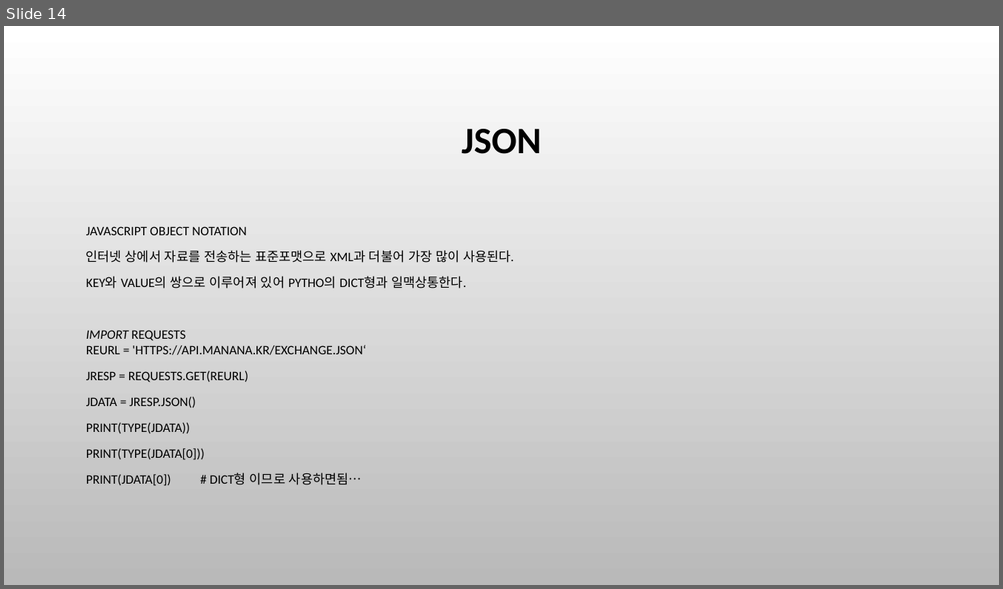
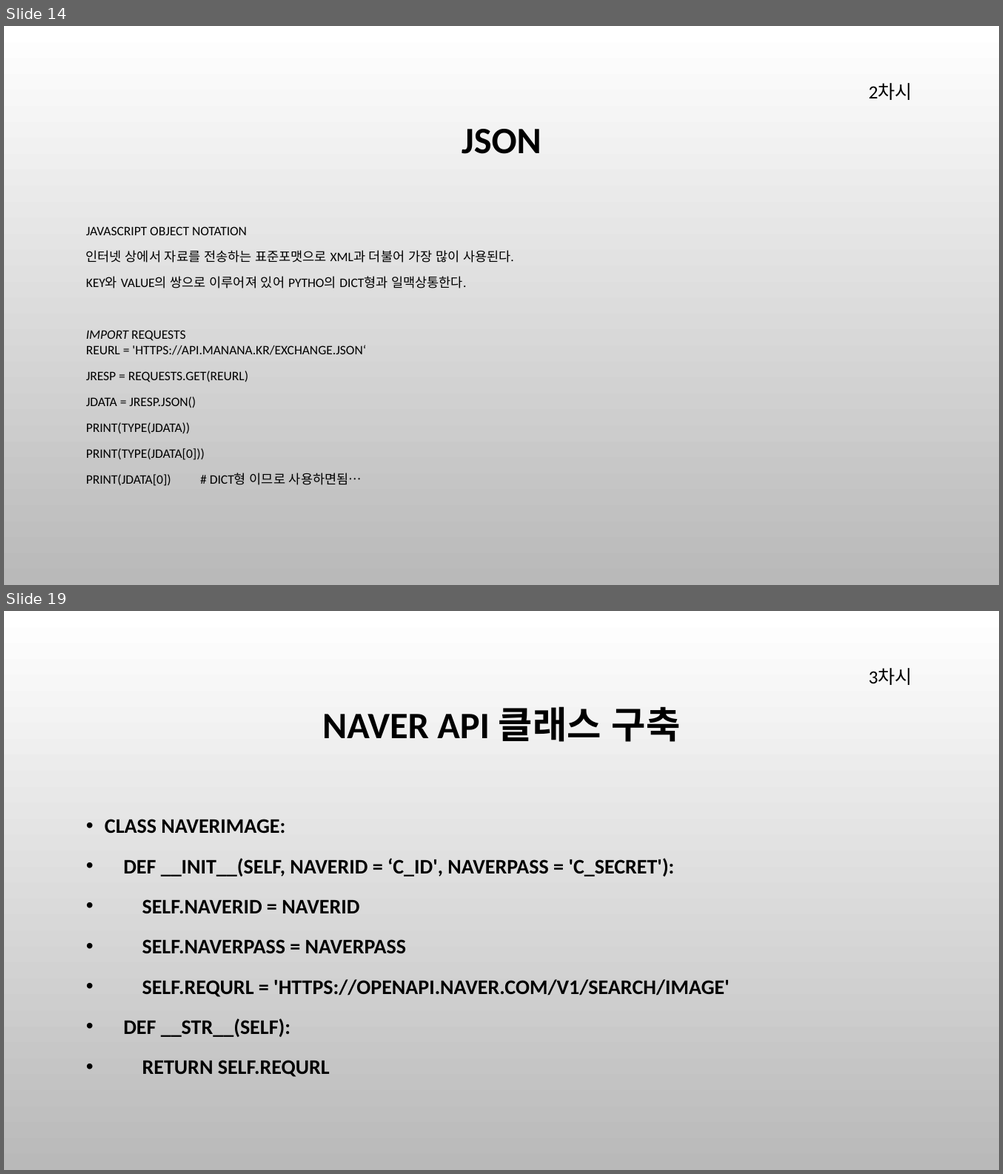
Before and after one commit to cute93/2020_sw_teacher, a slide deck: SW선도교원 연수.pptx. Shown one above the other, each under a label of ours: slide 14 before the commit, slides 14 and 19 after it; the slides between them are not shown. The pictures are 1003x589 and 1003x1174 pixels, drawn with LibreOffice and Linux fonts; fonts in the diff are those of the drawing; background and template pictures are left out. Boxes give left, top, right and bottom in pixels: in the first picture for what was removed or moved away, otherwise in the second. Text is boxed around its words. In the diff, an @@ line names an element or a change of style, - is before the commit and + after.

Commit message:
third class temp

```diff
--- a/SW선도교원 연수.pptx
+++ b/SW선도교원 연수.pptx
@@ slide 19 added at [4, 611, 999, 1170], background picture (left out) @@
@@ text added at [868, 668, 912, 685], 18 pt, text #000000 @@
+3차시
@@ title added at [322, 706, 680, 742], 36 pt, text #000000, bold @@
+NAVER API 클래스 구축
@@ text added at [105, 819, 729, 1077], 20 pt, text #000000, bold @@
+• CLASS NAVERIMAGE:
+• DEF __INIT__(SELF, NAVERID = ‘C_ID', NAVERPASS = 'C_SECRET'):
+• SELF.NAVERID = NAVERID
+• SELF.NAVERPASS = NAVERPASS
+• SELF.REQURL = 'HTTPS://OPENAPI.NAVER.COM/V1/SEARCH/IMAGE'
+• DEF __STR__(SELF):
+• RETURN SELF.REQURL
@@ slide 14 changed as well @@
@@ text added at [868, 83, 912, 100], 18 pt, text #000000 @@
+2차시
```
Also in this commit, not shown: 9 other slides changed, 10 other slides added, 8 other files.
